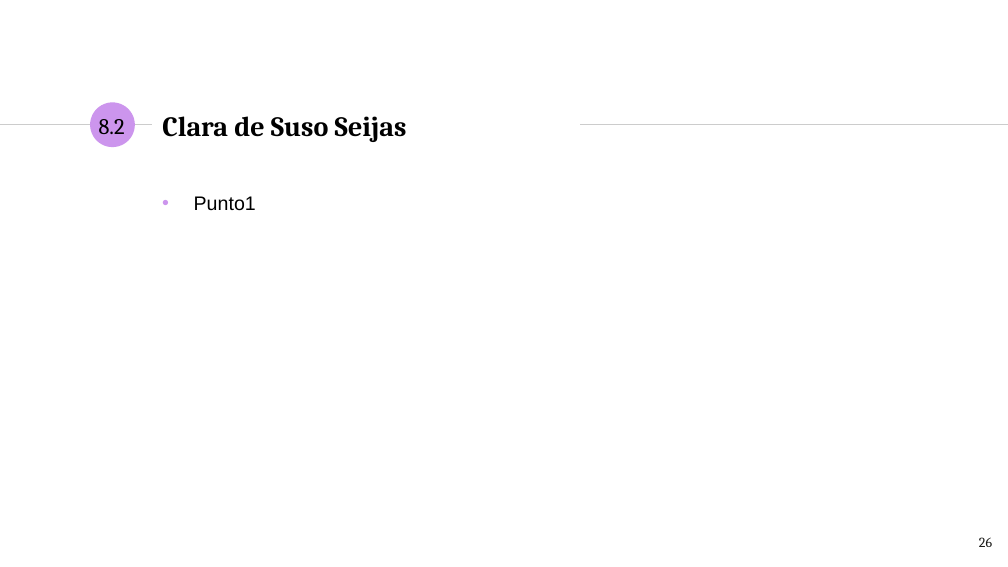
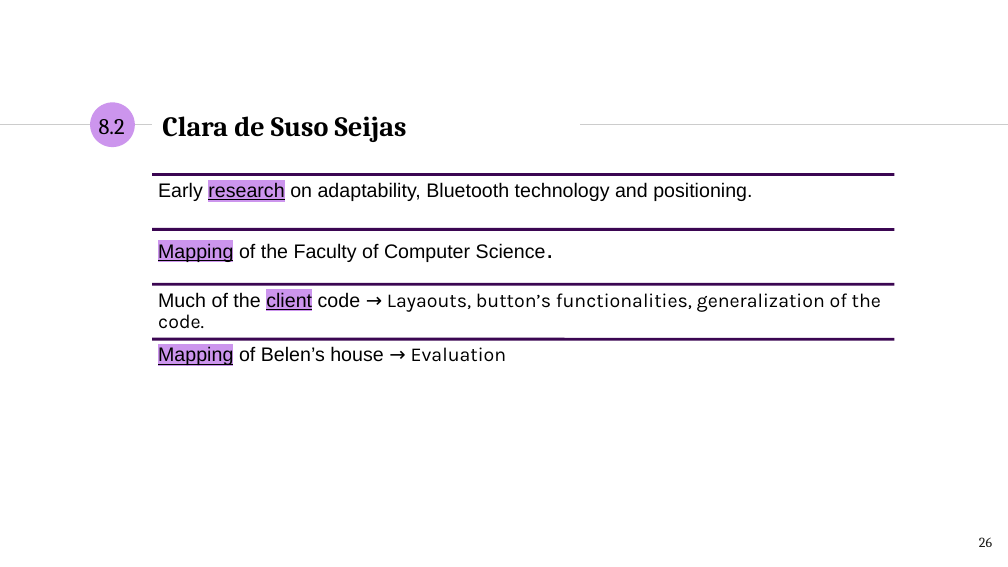
Before and after one commit to NILGroup/TFG-1920-DiscapacidadVisual, a slide deck: slide 26 of Defensa/presentaciónFinal.pptx. Drawn at 1008x567 pixels with LibreOffice and Linux fonts; fonts in the diff are those of the drawing. Boxes give left, top, right and bottom in pixels: in the first picture for what was removed or moved away, otherwise in the second. Text is boxed around its words. In the diff, an @@ line names an element or a change of style, - is before the commit and + after.

```diff
--- a/Defensa/presentaciónFinal.pptx
+++ b/Defensa/presentaciónFinal.pptx
@@ text removed at <box>194,196,256,211</box> @@
-• Punto1
@@ group added at <box>152,174,894,365</box>: 4 lines, 4 texts @@
+Early research on adaptability, Bluetooth technology and positioning.
+Mapping of the Faculty of Computer Science.
+Much of the client code → Layaouts, button’s functionalities, generalization of the code.
+Mapping of Belen’s house → Evaluation
```
Also in this commit, not shown: 1 other file.
